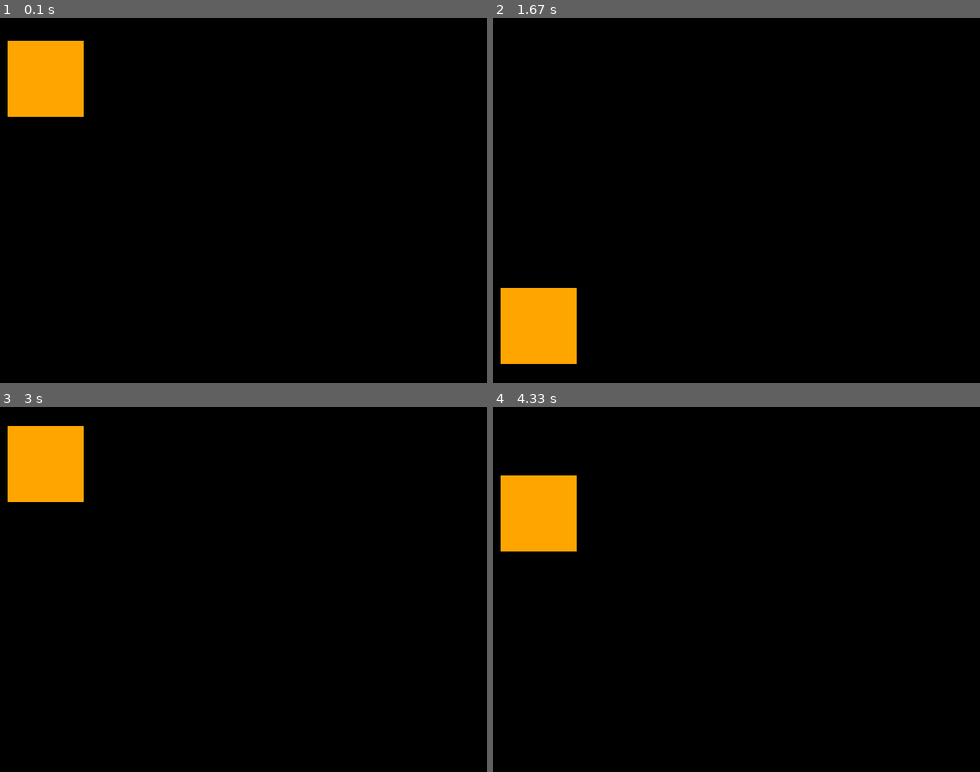
Above: before the commit, frames 1-4 (two rows, left to right).
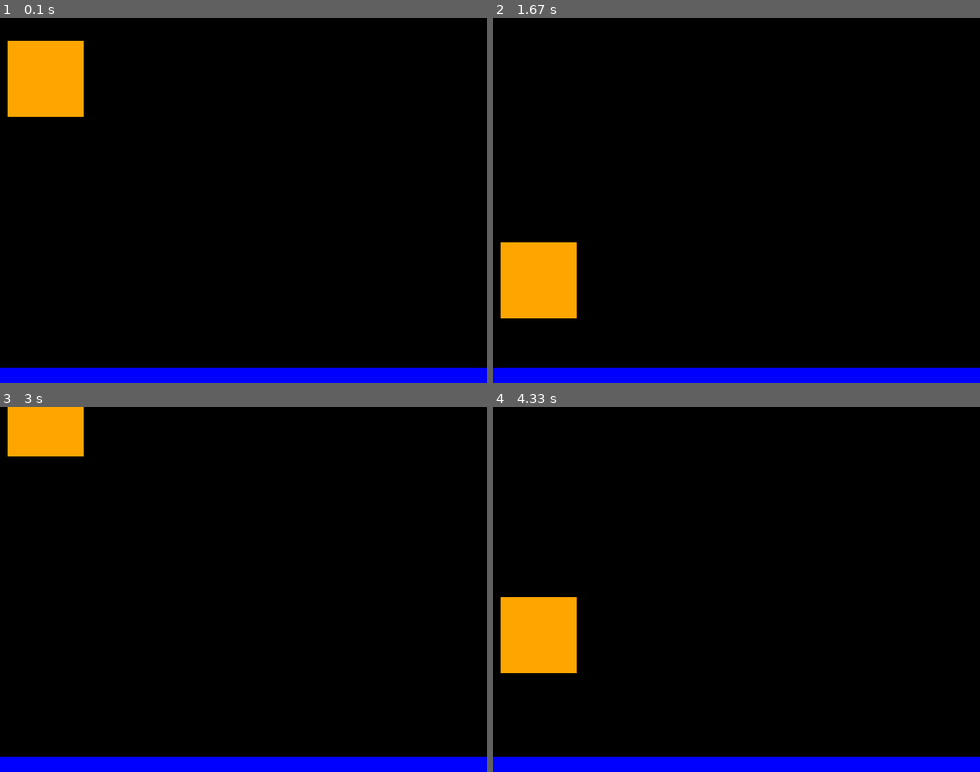
Above: after the commit, the same moments.

Repository: diwgan32/PyGameStreetcode
Game: pygame game, started from bounce.py
Two runs of this game, one before a commit and one after it. Both use one fixed random seed, a clock stepped at 60 frames per second and the inputs below.
Inputs:
- Up to frame 1 (0.1 s): no input
- Up to frame 2 (1.67 s): no input
- Up to frame 3 (3 s): no input
- Up to frame 4 (4.33 s): no input

The runs differ from the first frame. In frame 1, 4.2% of the frame differs, in the area x 0-100%, y 95-100%; in frame 2, 8.1%; in frame 3, 6.9%; in frame 4, 11%, in the area x 0-100%, y 18-100%.

Commit message:
Fixed issue with get_position

Diff:
--- a/Screen.py
+++ b/Screen.py
@@ -70,8 +70,8 @@
 
     def get_position(self, shape):
         if(shape in self.sprites):
-            return Point(x = self.sprites[shape]['attr'][0] + self.sprites[shape]['attr'][2], \
-                         y = self.sprites[shape]['attr'][1] + self.sprites[shape]['attr'][3])
+            return Point(x = self.sprites[shape]['attr'][0] + self.sprites[shape]['attr'][2]/2.0, \
+                         y = self.sprites[shape]['attr'][1] + self.sprites[shape]['attr'][3]/2.0)
 
     def apply_velocity(self):
         for shape_key in self.sprites:
--- a/bounce.py
+++ b/bounce.py
@@ -4,7 +4,9 @@
 from Screen import *
 import os
 display = Screen(BLACK)
+
 bounce = display.draw_rectangle(10, 10, 100, 100, ORANGE)
+wall = display.draw_rectangle(0, 460, 640, 20, BLUE)
 
 velocity = 5
 while display.playing_game():
@@ -14,4 +16,6 @@
 		velocity = -5
 	elif (display.get_position(bounce).y < 0):
 		velocity = 5
+	if (display.collided_with(bounce, wall)):
+		velocity *= -1
 	display.forward()
Not shown, changed: Screen.pyc
